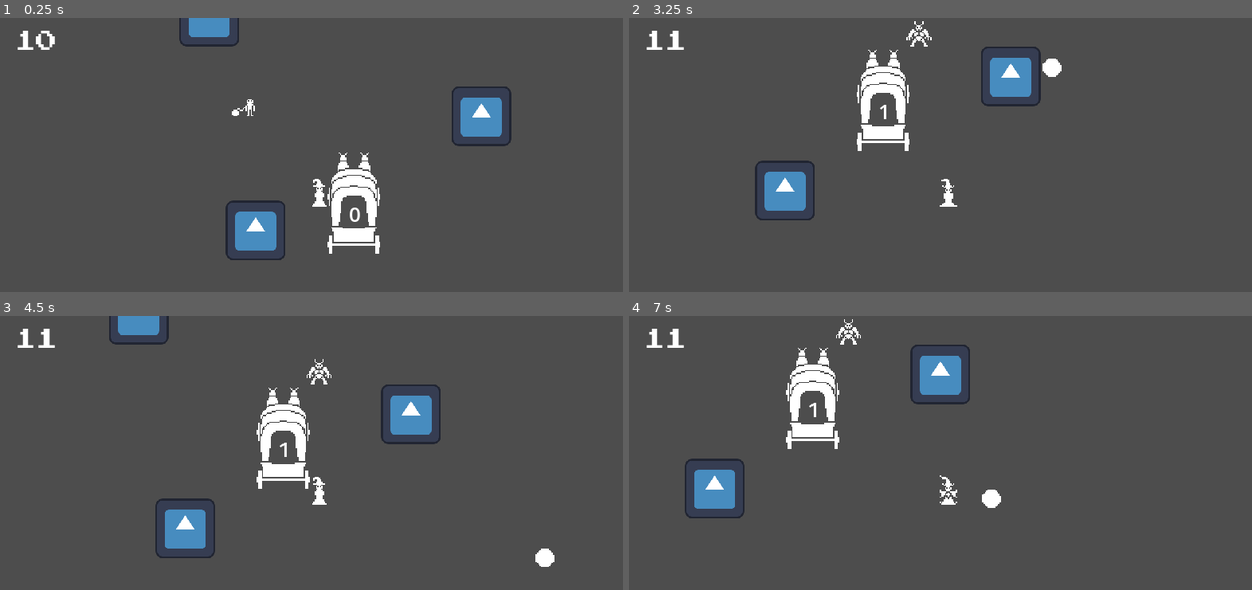
Above: before the commit, frames 1-4 (two rows, left to right).
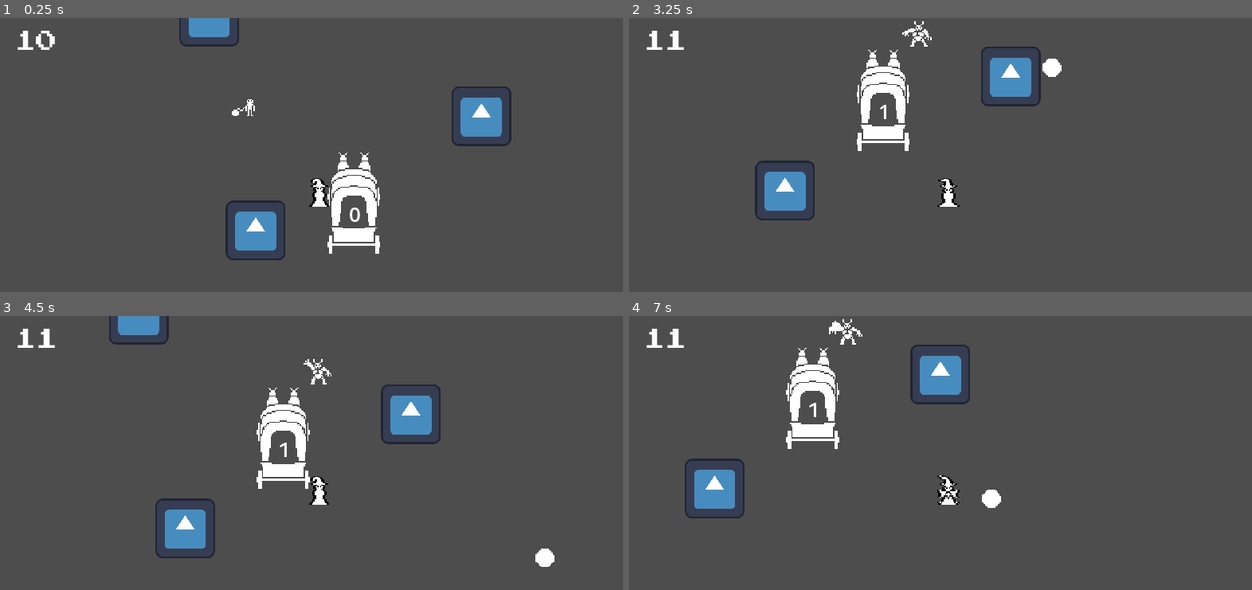
Above: after the commit, the same moments.

Repository: DanX3/1bitjam
Game: Godot game, scene res://scenes/tolo.tscn
The game is run twice, just before and just after one commit, with the same random seed, the same clock (stepped at 60 frames per second) and the same inputs. The engine's default icon, where the game draws it, is replaced by a stand-in: a white triangle on a blue panel in a dark square.
Inputs (mouse positions are in pixels of both pictures, inside the frame that each line leads up to):
- Up to frame 1 (0.25 s): no input
- Up to frame 2 (3.25 s): tap Enter (ui_accept) at 0.5, 0.77, 1.52, 3.02 s; move the mouse to (1090, 179) at 0.52 s; hold D (move_right) 0.53-1.28 s; click (1090, 179) at 0.6 s; move the mouse to (822, 215) at 1.27 s; hold S (move_down) 1.28-2.03 s; click (822, 215) at 1.35 s; move the mouse to (1009, 119) at 2.02 s; hold D (move_right) 2.03-2.78 s; hold Shift 2.03-2.78 s; click (1009, 119) at 2.3 s; move the mouse to (915, 270) at 2.77 s; hold W (move_up) from 2.78 s (still down); click (915, 270) at 2.85 s
- Up to frame 3 (4.5 s): move the mouse to (510, 548) at 3.52 s; release W (move_up) at 3.53 s; hold A (move_left) from 3.53 s (still down); click (510, 548) at 3.6 s; tap Enter (ui_accept) at 3.77 s; move the mouse to (124, 442) at 4.27 s; tap Shift at 4.35 s
- Up to frame 4 (7 s): tap Enter (ui_accept) at 4.52, 6.02, 6.77 s; click (753, 442) at 4.55 s; move the mouse to (977, 494) at 5.02 s; release A (move_left) at 5.03 s; hold S (move_down) 5.03-5.78 s; click (977, 494) at 5.1 s; move the mouse to (853, 406) at 5.77 s; hold D (move_right) 5.78-6.53 s; click (853, 406) at 5.85 s; move the mouse to (1090, 477) at 6.52 s; hold W (move_up) from 6.53 s (still down); hold Shift from 6.53 s (still down); click (1090, 477) at 6.8 s

The runs differ from the first frame. In frame 1, less than 0.1% of the frame differs, in the area x 49-53%, y 58-69%; in frame 2, 0.1%; in frame 3, 0.2%; in frame 4, 0.3%, in the area x 32-54%, y 1-69%.

Commit message:
Improved Demon behaviour

Diff:
--- a/scenes/Player.tscn
+++ b/scenes/Player.tscn
@@ -1,13 +1,23 @@
-[gd_scene load_steps=21 format=3 uid="uid://bmh6w5rpihe7x"]
+[gd_scene load_steps=25 format=3 uid="uid://bmh6w5rpihe7x"]
 
 [ext_resource type="Script" path="res://scripts/player.gd" id="1_n43ng"]
-[ext_resource type="Texture2D" uid="uid://or8hq3jr1moe" path="res://assets/wizard_shooting.png" id="3_a8rjc"]
+[ext_resource type="Shader" path="res://library/shaders/outline_sprite.gdshader" id="3_11wkb"]
+[ext_resource type="Texture2D" uid="uid://cg25it17a52me" path="res://assets/wizard_shooting.png" id="3_a8rjc"]
 [ext_resource type="Texture2D" uid="uid://b3axu3nrmqki3" path="res://assets/wizard_prepare.png" id="4_6kw2m"]
 [ext_resource type="Script" path="res://library/scripts/Cooldown.gd" id="4_xl085"]
-[ext_resource type="Texture2D" uid="uid://cjqke5ul4nod5" path="res://assets/wizard_idle.png" id="5_sbtgt"]
+[ext_resource type="Texture2D" uid="uid://dey5ve8q6mq4n" path="res://assets/wizard_idle.png" id="5_sbtgt"]
+[ext_resource type="Texture2D" uid="uid://siv462vqa644" path="res://assets/border.png" id="6_rw7i7"]
+[ext_resource type="Texture2D" uid="uid://dwk382eg4e650" path="res://assets/white.png" id="7_tic3v"]
 
 [sub_resource type="RectangleShape2D" id="RectangleShape2D_llq8b"]
 size = Vector2(11, 14)
+
+[sub_resource type="ShaderMaterial" id="ShaderMaterial_2nlu5"]
+shader = ExtResource("3_11wkb")
+shader_parameter/width = 0.15
+shader_parameter/color = null
+shader_parameter/alpha_margin = 0.25
+shader_parameter/uv_scale = 1.0
 
 [sub_resource type="AtlasTexture" id="AtlasTexture_axs5s"]
 atlas = ExtResource("3_a8rjc")
@@ -165,9 +175,11 @@
 
 [node name="Cooldown" type="Node" parent="."]
 script = ExtResource("4_xl085")
+duration = 0.7
 
 [node name="AnimatedSprite2D" type="AnimatedSprite2D" parent="."]
 texture_filter = 1
+material = SubResource("ShaderMaterial_2nlu5")
 position = Vector2(0, -9)
 sprite_frames = SubResource("SpriteFrames_h2xqe")
 animation = &"attack"
@@ -198,5 +210,7 @@
 stretch_margin_top = 4
 stretch_margin_right = 4
 stretch_margin_bottom = 4
+texture_over = ExtResource("6_rw7i7")
+texture_progress = ExtResource("7_tic3v")
 
 [connection signal="animation_finished" from="AnimatedSprite2D" to="." method="_on_animated_sprite_2d_animation_finished"]
--- a/scenes/caravan.tscn
+++ b/scenes/caravan.tscn
@@ -25,6 +25,7 @@
 region_rect = Rect2(0, 192, 64.1936, 96.1646)
 
 [node name="CollisionShape2D" type="CollisionShape2D" parent="."]
+visible = false
 position = Vector2(3.5567e-07, 8.70499)
 scale = Vector2(10, 0.598)
 shape = SubResource("RectangleShape2D_4vg50")
@@ -36,6 +37,7 @@
 collision_mask = 8
 
 [node name="CollisionShape2D" type="CollisionShape2D" parent="EnemyDetector"]
+visible = false
 position = Vector2(-0.497264, 8.15226)
 shape = SubResource("RectangleShape2D_vp10o")
 debug_color = Color(0.647059, 0.521569, 0, 0.419608)
--- a/scenes/demon.tscn
+++ b/scenes/demon.tscn
@@ -1,24 +1,141 @@
-[gd_scene load_steps=13 format=3 uid="uid://by600etqyr3av"]
+[gd_scene load_steps=30 format=3 uid="uid://by600etqyr3av"]
 
 [ext_resource type="Script" path="res://scripts/demon.gd" id="1_6cq5v"]
-[ext_resource type="Texture2D" uid="uid://d2uvfm8pstq0m" path="res://assets/tileset.png" id="1_owrko"]
+[ext_resource type="Texture2D" uid="uid://bmgf3luremcvp" path="res://assets/ork_attack.png" id="2_st8qd"]
 [ext_resource type="Script" path="res://addons/godot_state_charts/state_chart.gd" id="2_yw7jy"]
 [ext_resource type="Script" path="res://addons/godot_state_charts/atomic_state.gd" id="3_ihjd8"]
+[ext_resource type="Texture2D" uid="uid://csd0sb4c1omui" path="res://assets/ork_die.png" id="3_kipiv"]
+[ext_resource type="Texture2D" uid="uid://beh4q6cwonsfu" path="res://assets/ork_walk.png" id="3_xcl0r"]
 [ext_resource type="Script" path="res://addons/godot_state_charts/compound_state.gd" id="4_okxnu"]
 [ext_resource type="Script" path="res://addons/godot_state_charts/transition.gd" id="6_xh6xe"]
 
 [sub_resource type="RectangleShape2D" id="RectangleShape2D_jk7gb"]
 size = Vector2(12, 16)
 
-[sub_resource type="AtlasTexture" id="AtlasTexture_bk2c1"]
-atlas = ExtResource("1_owrko")
-region = Rect2(0, 32, 32, 32)
+[sub_resource type="AtlasTexture" id="AtlasTexture_gqwu6"]
+atlas = ExtResource("2_st8qd")
+region = Rect2(0, 0, 32, 32)
+
+[sub_resource type="AtlasTexture" id="AtlasTexture_iv1jy"]
+atlas = ExtResource("2_st8qd")
+region = Rect2(32, 0, 32, 32)
+
+[sub_resource type="AtlasTexture" id="AtlasTexture_ovytu"]
+atlas = ExtResource("2_st8qd")
+region = Rect2(64, 0, 32, 32)
+
+[sub_resource type="AtlasTexture" id="AtlasTexture_t2ia2"]
+atlas = ExtResource("2_st8qd")
+region = Rect2(96, 0, 32, 32)
+
+[sub_resource type="AtlasTexture" id="AtlasTexture_ab3h6"]
+atlas = ExtResource("2_st8qd")
+region = Rect2(128, 0, 32, 32)
+
+[sub_resource type="AtlasTexture" id="AtlasTexture_u6654"]
+atlas = ExtResource("3_kipiv")
+region = Rect2(0, 0, 32, 32)
+
+[sub_resource type="AtlasTexture" id="AtlasTexture_n1y2i"]
+atlas = ExtResource("3_kipiv")
+region = Rect2(32, 0, 32, 32)
+
+[sub_resource type="AtlasTexture" id="AtlasTexture_wy8ab"]
+atlas = ExtResource("3_kipiv")
+region = Rect2(64, 0, 32, 32)
+
+[sub_resource type="AtlasTexture" id="AtlasTexture_rs7b2"]
+atlas = ExtResource("3_kipiv")
+region = Rect2(96, 0, 32, 32)
+
+[sub_resource type="AtlasTexture" id="AtlasTexture_jjexo"]
+atlas = ExtResource("3_kipiv")
+region = Rect2(128, 0, 32, 32)
+
+[sub_resource type="AtlasTexture" id="AtlasTexture_nqsfa"]
+atlas = ExtResource("3_xcl0r")
+region = Rect2(0, 0, 32, 32)
+
+[sub_resource type="AtlasTexture" id="AtlasTexture_5p3qi"]
+atlas = ExtResource("3_xcl0r")
+region = Rect2(32, 0, 32, 32)
+
+[sub_resource type="AtlasTexture" id="AtlasTexture_wjndp"]
+atlas = ExtResource("3_xcl0r")
+region = Rect2(64, 0, 32, 32)
+
+[sub_resource type="AtlasTexture" id="AtlasTexture_4x3lj"]
+atlas = ExtResource("3_xcl0r")
+region = Rect2(96, 0, 32, 32)
+
+[sub_resource type="AtlasTexture" id="AtlasTexture_yxefb"]
+atlas = ExtResource("3_xcl0r")
+region = Rect2(128, 0, 32, 32)
+
+[sub_resource type="AtlasTexture" id="AtlasTexture_kftqe"]
+atlas = ExtResource("3_xcl0r")
+region = Rect2(160, 0, 32, 32)
 
 [sub_resource type="SpriteFrames" id="SpriteFrames_v3qe4"]
 animations = [{
 "frames": [{
 "duration": 1.0,
-"texture": SubResource("AtlasTexture_bk2c1")
+"texture": SubResource("AtlasTexture_gqwu6")
+}, {
+"duration": 1.0,
+"texture": SubResource("AtlasTexture_iv1jy")
+}, {
+"duration": 1.0,
+"texture": SubResource("AtlasTexture_ovytu")
+}, {
+"duration": 1.0,
+"texture": SubResource("AtlasTexture_t2ia2")
+}, {
+"duration": 1.0,
+"texture": SubResource("AtlasTexture_ab3h6")
+}],
+"loop": false,
+"name": &"attack",
+"speed": 10.0
+}, {
+"frames": [{
+"duration": 1.5,
+"texture": SubResource("AtlasTexture_u6654")
+}, {
+"duration": 1.3,
+"texture": SubResource("AtlasTexture_n1y2i")
+}, {
+"duration": 1.1,
+"texture": SubResource("AtlasTexture_wy8ab")
+}, {
+"duration": 1.0,
+"texture": SubResource("AtlasTexture_rs7b2")
+}, {
+"duration": 1.0,
+"texture": SubResource("AtlasTexture_jjexo")
+}],
+"loop": false,
+"name": &"die",
+"speed": 10.0
+}, {
+"frames": [{
+"duration": 1.0,
+"texture": SubResource("AtlasTexture_nqsfa")
+}, {
+"duration": 1.0,
+"texture": SubResource("AtlasTexture_5p3qi")
+}, {
+"duration": 1.0,
+"texture": SubResource("AtlasTexture_wjndp")
+}, {
+"duration": 1.0,
+"texture": SubResource("AtlasTexture_4x3lj")
+}, {
+"duration": 1.0,
+"texture": SubResource("AtlasTexture_yxefb")
+}, {
+"duration": 1.0,
+"texture": SubResource("AtlasTexture_kftqe")
 }],
 "loop": true,
 "name": &"idle",
@@ -49,6 +166,7 @@
 sprite_frames = SubResource("SpriteFrames_v3qe4")
 animation = &"idle"
 autoplay = "idle"
+frame_progress = 0.432351
 
 [node name="StateChart" type="Node" parent="."]
 script = ExtResource("2_yw7jy")
@@ -70,6 +188,11 @@
 to = NodePath("../../AttackCaravan")
 event = &"attack_caravan"
 
+[node name="Die" type="Node" parent="StateChart/Root/Walking"]
+script = ExtResource("6_xh6xe")
+to = NodePath("../../Die")
+event = &"die"
+
 [node name="GoToPlayer" type="Node" parent="StateChart/Root"]
 script = ExtResource("3_ihjd8")
 
@@ -78,6 +201,11 @@
 to = NodePath("../../Attack")
 event = &"close_to_player"
 
+[node name="Die" type="Node" parent="StateChart/Root/GoToPlayer"]
+script = ExtResource("6_xh6xe")
+to = NodePath("../../Die")
+event = &"die"
+
 [node name="Attack" type="Node" parent="StateChart/Root"]
 script = ExtResource("3_ihjd8")
 
@@ -86,6 +214,11 @@
 to = NodePath("../../GoToPlayer")
 event = &"go_to_player"
 
+[node name="Die2" type="Node" parent="StateChart/Root/Attack"]
+script = ExtResource("6_xh6xe")
+to = NodePath("../../Die")
+event = &"die"
+
 [node name="AttackCaravan" type="Node" parent="StateChart/Root"]
 script = ExtResource("3_ihjd8")
 
@@ -93,6 +226,14 @@
 script = ExtResource("6_xh6xe")
 to = NodePath("../../GoToPlayer")
 event = &"found_player"
+
+[node name="Die2" type="Node" parent="StateChart/Root/AttackCaravan"]
+script = ExtResource("6_xh6xe")
+to = NodePath("../../Die")
+event = &"die"
+
+[node name="Die" type="Node" parent="StateChart/Root"]
+script = ExtResource("3_ihjd8")
 
 [node name="Visibility" type="Area2D" parent="."]
 collision_layer = 0
@@ -119,9 +260,16 @@
 position = Vector2(0, -2)
 shape = SubResource("CircleShape2D_po6an")
 
+[connection signal="animation_finished" from="AnimatedSprite2D" to="." method="_on_animated_sprite_2d_animation_finished"]
+[connection signal="state_entered" from="StateChart/Root/Walking" to="." method="_on_walking_state_entered"]
 [connection signal="state_physics_processing" from="StateChart/Root/Walking" to="." method="_on_walking_state_physics_processing"]
+[connection signal="state_entered" from="StateChart/Root/GoToPlayer" to="." method="_on_go_to_player_state_entered"]
 [connection signal="state_physics_processing" from="StateChart/Root/GoToPlayer" to="." method="_on_go_to_player_state_physics_processing"]
 [connection signal="state_entered" from="StateChart/Root/Attack" to="." method="_on_attack_state_entered"]
+[connection signal="state_exited" from="StateChart/Root/Attack" to="." method="_on_attack_state_exited"]
 [connection signal="state_entered" from="StateChart/Root/AttackCaravan" to="." method="_on_attack_caravan_state_entered"]
+[connection signal="state_exited" from="StateChart/Root/AttackCaravan" to="." method="_on_attack_caravan_state_exited"]
+[connection signal="state_entered" from="StateChart/Root/Die" to="." method="_on_die_state_entered"]
 [connection signal="body_entered" from="Visibility" to="." method="_on_visibility_body_entered"]
+[connection signal="body_entered" from="AttackPivot/Attack" to="." method="_on_attack_body_entered"]
 [connection signal="body_entered" from="HurtBox" to="." method="_on_hurt_box_body_entered"]
--- a/scenes/fireball.tscn
+++ b/scenes/fireball.tscn
@@ -8,7 +8,7 @@
 
 [node name="Fireball" type="CharacterBody2D"]
 collision_layer = 4
-collision_mask = 18
+collision_mask = 16
 script = ExtResource("1_sk8jg")
 
 [node name="CollisionShape2D" type="CollisionShape2D" parent="."]
@@ -18,3 +18,7 @@
 texture_filter = 1
 texture = ExtResource("2_pr76u")
 region_rect = Rect2(0, 160, 32, 32)
+
+[node name="VisibleOnScreenNotifier2D" type="VisibleOnScreenNotifier2D" parent="."]
+
+[connection signal="screen_exited" from="VisibleOnScreenNotifier2D" to="." method="_on_visible_on_screen_notifier_2d_screen_exited"]
--- a/scenes/tolo.tscn
+++ b/scenes/tolo.tscn
@@ -16,7 +16,6 @@
 [node name="Node2D" type="Node2D"]
 
 [node name="Player" parent="." instance=ExtResource("1_ge0oy")]
-collision_mask = 26
 
 [node name="CanvasLayer" type="CanvasLayer" parent="."]
 
@@ -61,7 +60,6 @@
 position = Vector2(69, -171)
 
 [node name="Caravan" parent="." instance=ExtResource("5_sgd8v")]
-speed = 20
 
 [node name="Marker2D" type="Marker2D" parent="."]
 position = Vector2(0, 90)
--- a/scripts/Fireball.gd
+++ b/scripts/Fireball.gd
@@ -15,3 +15,7 @@
 	if collision != null:
 		if collision.get_collider().name == caravan.name:
 			queue_free()
+
+
+func _on_visible_on_screen_notifier_2d_screen_exited():
+	queue_free()
--- a/scripts/demon.gd
+++ b/scripts/demon.gd
@@ -3,11 +3,14 @@
 const WALK_SPEED = 30.0
 const PLAYER_PROXIMITY = 20.0
 const ATTACK_ANGLE = 0.8 * PI
+const PLAYER_DAMAGE = 5.0
 
 var player: Player
 @onready var chart: StateChart = $StateChart
 @onready var attackPivot: Node2D = $AttackPivot
-
+@onready var sprite: AnimatedSprite2D = $AnimatedSprite2D
+@onready var attackShape: CollisionShape2D = $AttackPivot/Attack/CollisionShape2D
+var attackingCaravan := false
 
 func _on_walking_state_physics_processing(delta):
 	var caravanPos = get_tree().get_first_node_in_group("caravan").global_position
@@ -24,6 +27,7 @@
 func _on_visibility_body_entered(body):
 	if body is Player:
 		player = body
+		attackShape.set_deferred("disabled", true)
 		chart.send_event("found_player")
 
 
@@ -52,6 +56,7 @@
 	var playerDir = player.global_position - global_position
 	# go to player if too far away
 	if playerDir.length() > PLAYER_PROXIMITY:
+		attackShape.disabled = true
 		chart.send_event("go_to_player")
 		return
 
@@ -60,21 +65,58 @@
 	var tween = get_tree().create_tween().set_ease(Tween.EASE_OUT).set_trans(Tween.TRANS_CUBIC)
 	tween.tween_property(attackPivot, "rotation", attackPivot.rotation + ATTACK_ANGLE, 1.2)
 	tween.connect("finished", attack)
+	attackShape.disabled = false
+	sprite.play("attack")
 
 
 func _on_hurt_box_body_entered(body):
 	if body is Fireball:
 		body.queue_free()
-		queue_free()
+		chart.send_event("die")
+
+func _on_attack_caravan_state_entered():
+	attackingCaravan = true
+	attack_caravan()
 
 
-func _on_attack_caravan_state_entered():
-	attack_caravan()
 
 func attack_caravan():
+	if not attackingCaravan:
+		return
 	var caravanDir = get_tree().get_first_node_in_group("caravan").global_position - global_position
 	var caravanAngle = atan2(caravanDir.y, caravanDir.x)
 	attackPivot.rotation = caravanAngle - 0.5 * ATTACK_ANGLE
 	var tween = get_tree().create_tween().set_ease(Tween.EASE_OUT).set_trans(Tween.TRANS_CUBIC)
 	tween.tween_property(attackPivot, "rotation", attackPivot.rotation + ATTACK_ANGLE, 1.2)
 	tween.connect("finished", attack_caravan)
+	attackShape.disabled = false
+	sprite.play("attack")
+
+
+func _on_animated_sprite_2d_animation_finished():
+	if sprite.animation == "die":
+		queue_free()
+
+
+func _on_attack_body_entered(body):
+	if body is Player:
+		(body as Player).take_damage(PLAYER_DAMAGE)
+
+
+func _on_walking_state_entered():
+	sprite.play("idle")
+
+func _on_go_to_player_state_entered():
+	sprite.play("idle")
+	attackShape.set_deferred("disabled", true)
+
+func _on_attack_state_exited():
+	attackShape.set_deferred("disabled", true)
+
+func _on_attack_caravan_state_exited():
+	attackShape.set_deferred("disabled", true)
+	attackingCaravan = false
+
+
+func _on_die_state_entered():
+	sprite.play("die")
--- a/scripts/player.gd
+++ b/scripts/player.gd
@@ -29,8 +29,7 @@
 		player.play("fireball")
 
 func spawn_fireball():
-		life -= fireballCost
-		progress.value = life
+		take_damage(fireballCost)
 		var fireball = fireballScene.instantiate()
 		var fireballDir = (get_global_mouse_position() - global_position).normalized()
 		fireball.init(fireballDir)
@@ -56,3 +55,9 @@
 func _on_animated_sprite_2d_animation_finished():
 	if sprite.animation == "attack":
 		sprite.play("idle")
+
+func take_damage(damage: float):
+	life -= damage
+	progress.value = life
+	if life <= 0.0:
+		get_tree().change_scene_to_file("res://scenes/world.tscn")
